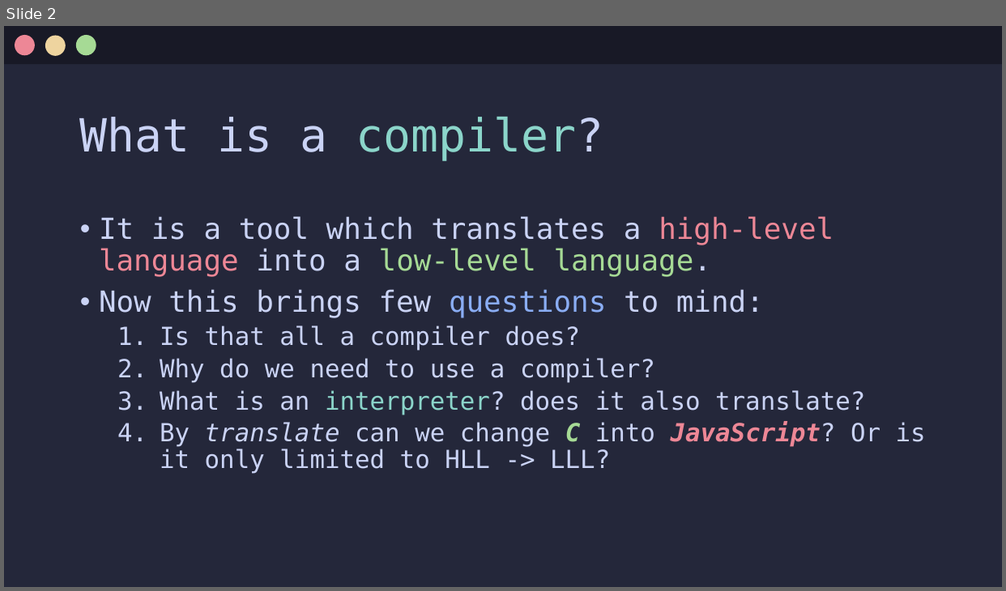
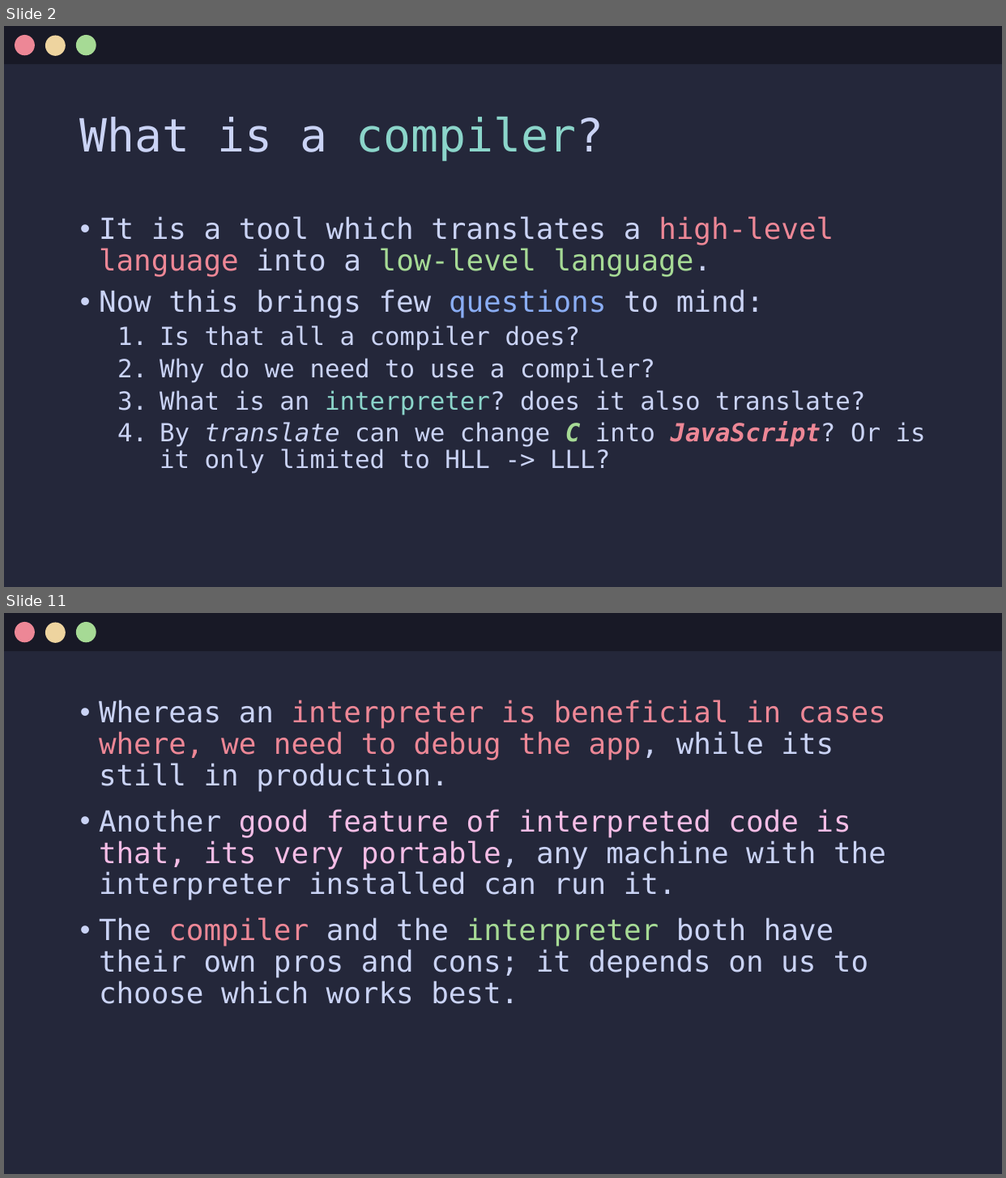
Before and after one commit to Jx-ls/custom-compiler, a slide deck: Compilers.pptx. Shown one above the other, each under a label of ours: slide 2 before the commit, slides 2 and 11 after it; the slides between them are not shown. The pictures are 1006x591 and 1006x1178 pixels, drawn with LibreOffice and Linux fonts; fonts in the diff are those of the drawing. Boxes give left, top, right and bottom in pixels: in the first picture for what was removed or moved away, otherwise in the second. Text is boxed around its words. In the diff, an @@ line names an element or a change of style, - is before the commit and + after.

```diff
--- a/Compilers.pptx
+++ b/Compilers.pptx
@@ slide 11 added at bbox=[4, 613, 1002, 1174], background #24273A @@
@@ rectangle added at bbox=[4, 613, 1002, 651], fill #181926 @@
@@ ellipse added at bbox=[15, 622, 35, 642], fill #ED8796 @@
@@ ellipse added at bbox=[45, 622, 66, 642], fill #EED49F @@
@@ ellipse added at bbox=[76, 622, 96, 642], fill #A6DA95 @@
@@ text added at bbox=[99, 700, 886, 1004], 28 pt, text #CAD3F5 @@
+• Whereas an interpreter is beneficial in cases where, we need to debug the app, while its still in production.
+• Another good feature of interpreted code is that, its very portable, any machine with the interpreter installed can run it.
+• The compiler and the interpreter both have their own pros and cons; it depends on us to choose which works best.
```
Also in this commit, not shown: 13 slides changed, 7 other slides added, 11 slides removed.
